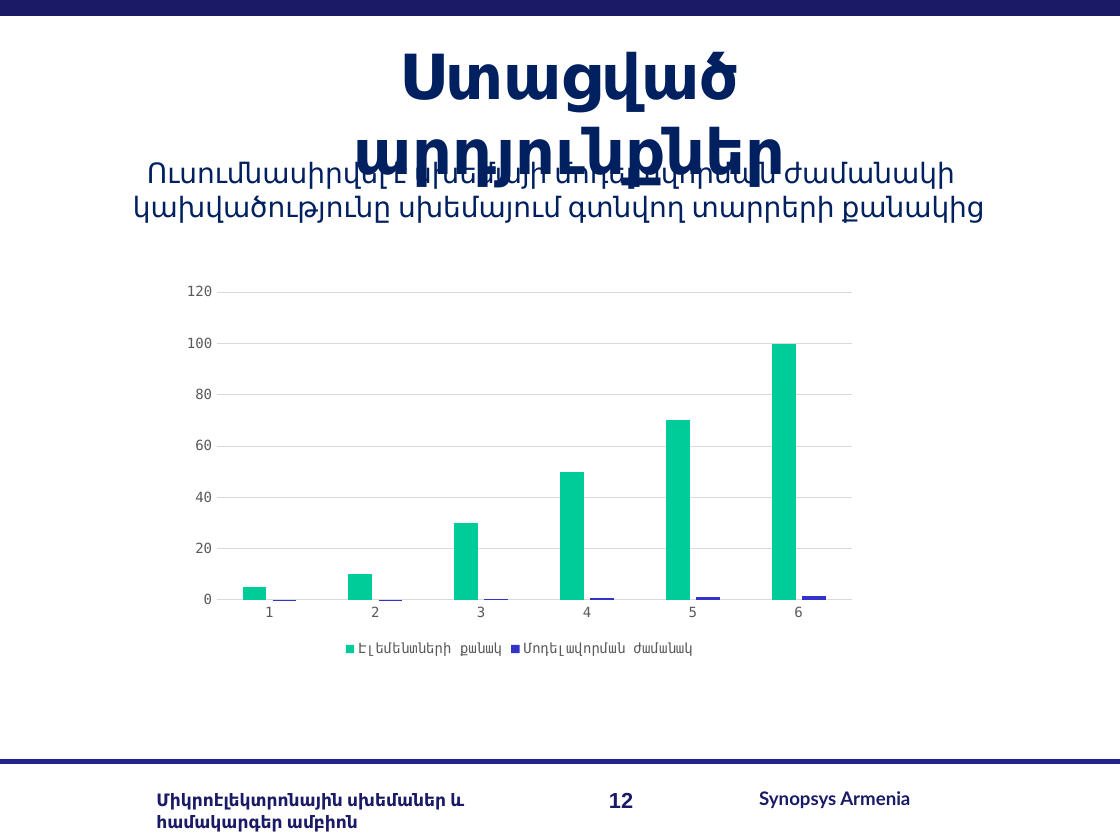
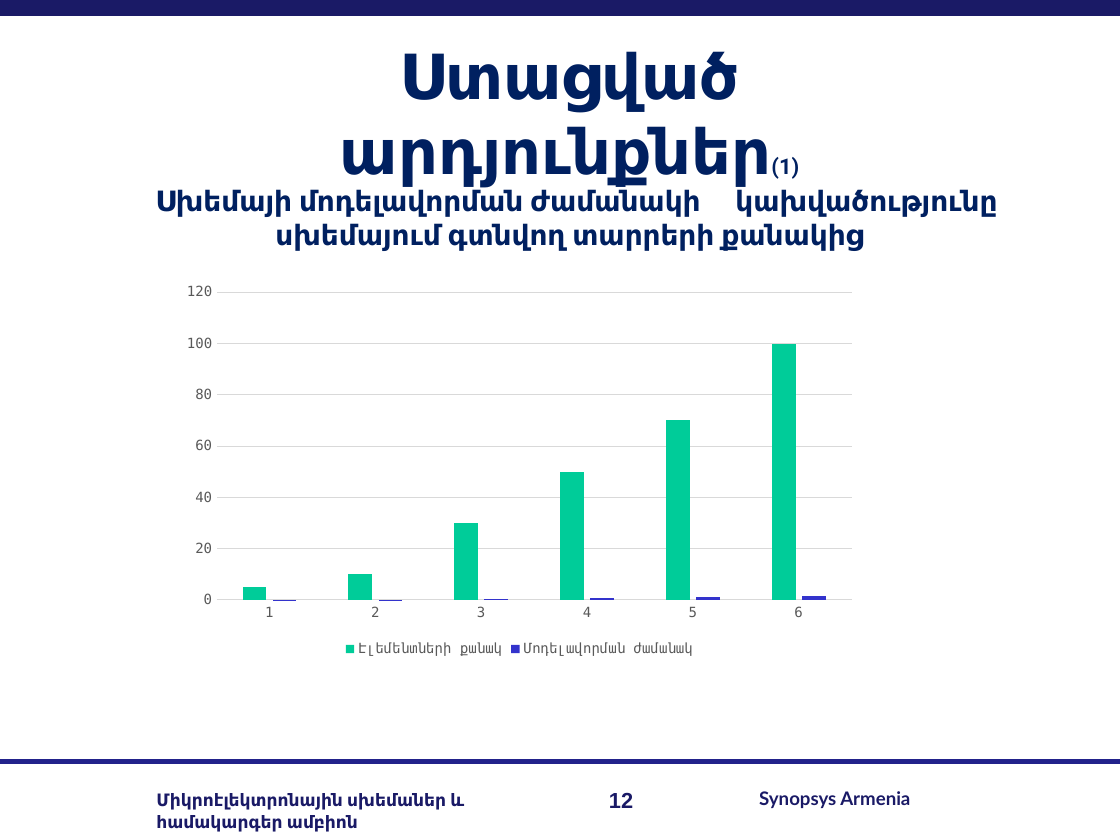
Before and after one commit to RazKarapetyan/Master_thesis, a slide deck: slide 12 of My real work/my_master_slides.pptx. Drawn at 1120x840 pixels with LibreOffice and Linux fonts; fonts in the diff are those of the drawing; background and template pictures are left out. Boxes give left, top, right and bottom in pixels: in the first picture for what was removed or moved away, otherwise in the second. Text is boxed around its words. In the diff, an @@ line names an element or a change of style, - is before the commit and + after.

Commit message:
final

```diff
--- a/My real work/my_master_slides.pptx
+++ b/My real work/my_master_slides.pptx
@@ text at box(340, 51, 799, 186): text changed @@
-Ստացված արդյունքներ
+Ստացված արդյունքներ(1)
@@ text at box(155, 189, 997, 251): text changed; bold on @@
-Ուսումնասիրվել է սխեմայի մոդելավորման ժամանակի կախվածությունը սխեմայում գտնվող տարրերի քանակից
+Սխեմայի մոդելավորման ժամանակի կախվածությունը սխեմայում գտնվող տարրերի քանակից
```
Also in this commit, not shown: 8 other slides changed, 1 slide added.
